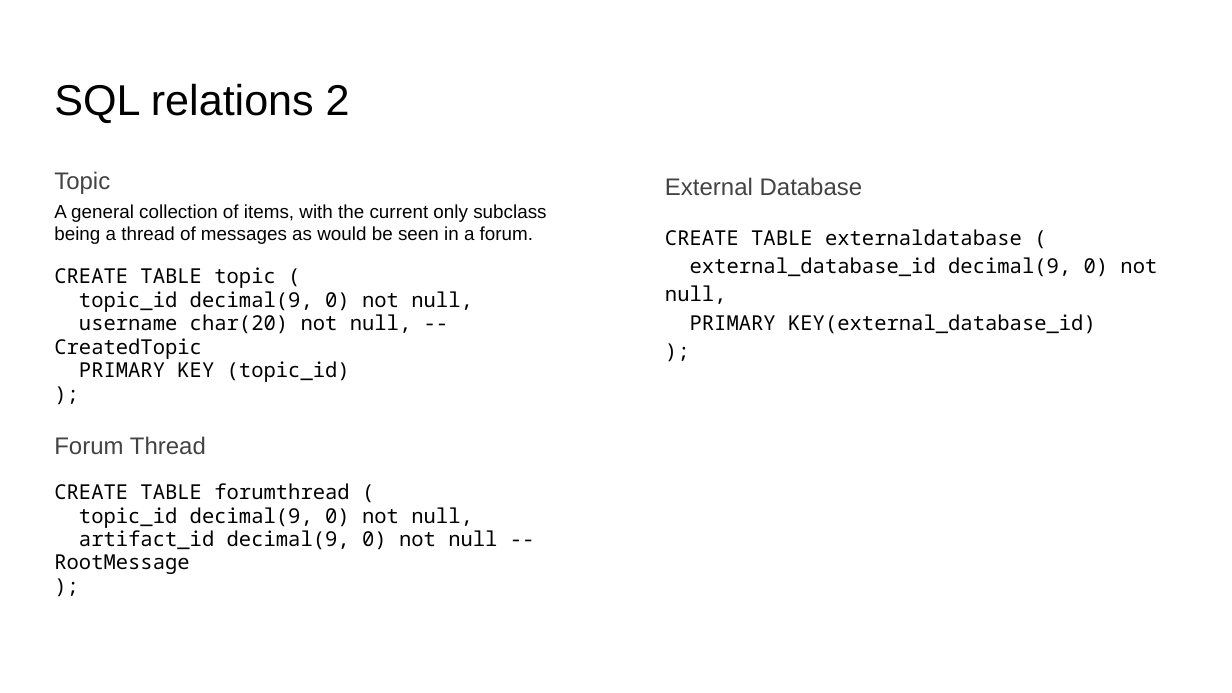
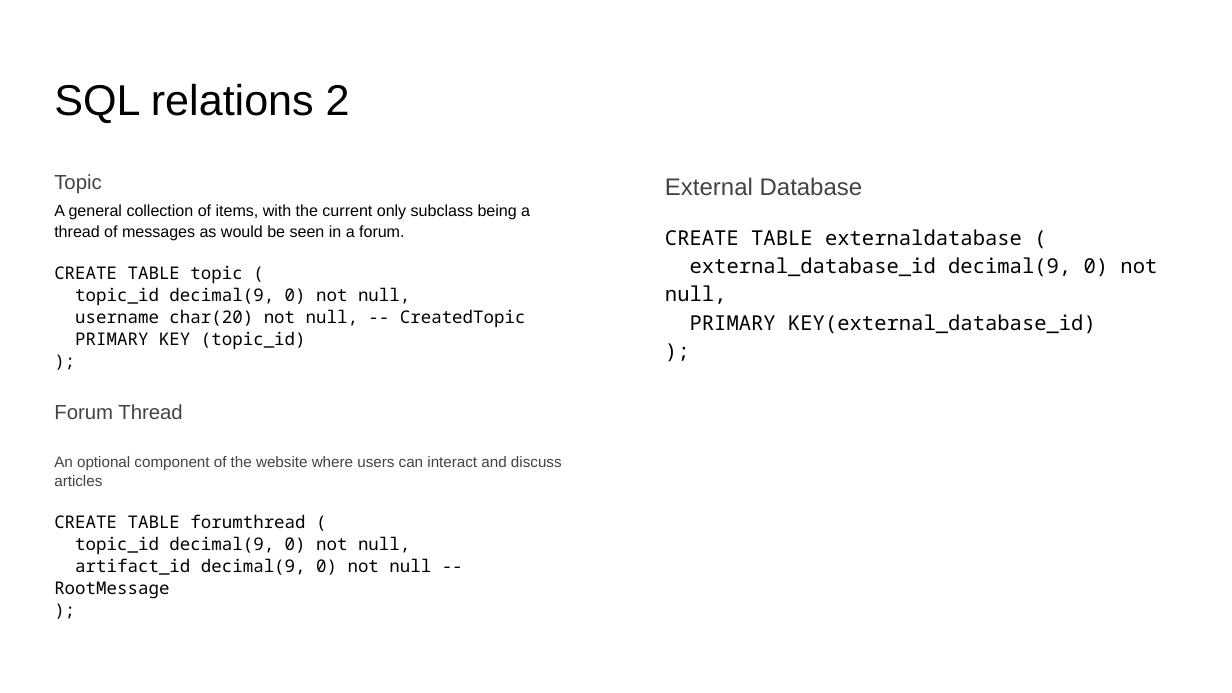
Before and after one commit to RyanMHsiao/link-hyper, a slide deck: slide 10 of Checkpoint1-slides.pptx. Drawn at 1232x693 pixels with LibreOffice and Linux fonts; fonts in the diff are those of the drawing. Boxes give left, top, right and bottom in pixels: in the first picture for what was removed or moved away, otherwise in the second. Text is boxed around its words. In the diff, an @@ line names an element or a change of style, - is before the commit and + after.

```diff
--- a/Checkpoint1-slides.pptx
+++ b/Checkpoint1-slides.pptx
@@ text at [54,174,530,599]: size 14 to 11.9 pt in "Topic", "Forum Thread"; size 11 to 9.3 pt in "A general collection of items, with the ..."; size 12 to 10.2 pt in "CREATE TABLE topic ( topic_id decimal(9, 0) ...", "CREATE TABLE forumthread ( topic_id decimal(9, 0) ..."; line spacing 0.95 to 1.05 @@
@@ text at [54,456,562,486]: paragraph added @@
+An optional component of the website where users can interact and discuss articles
```
Also in this commit, not shown: 2 other slides changed, 1 other file.
